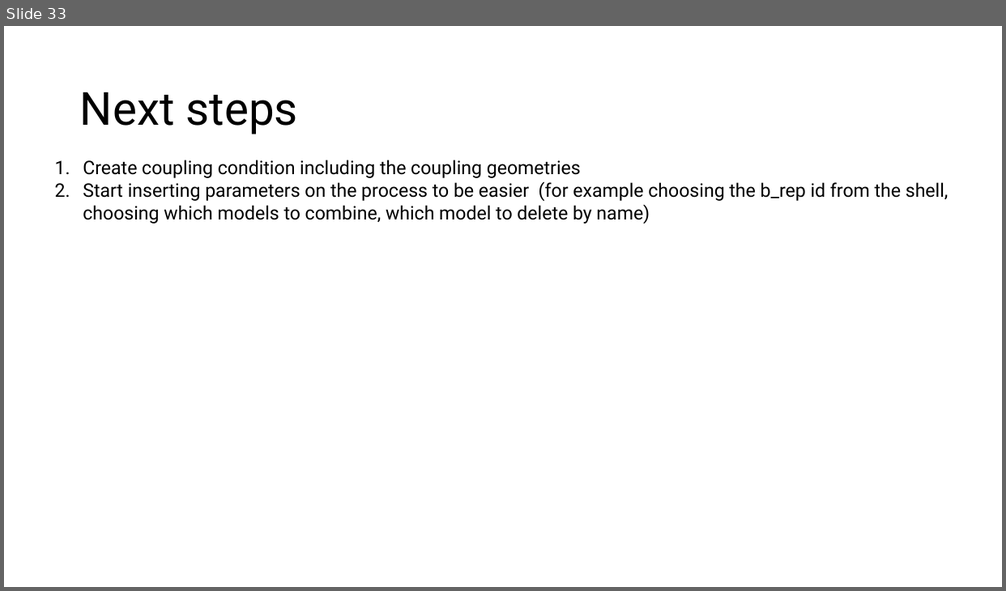
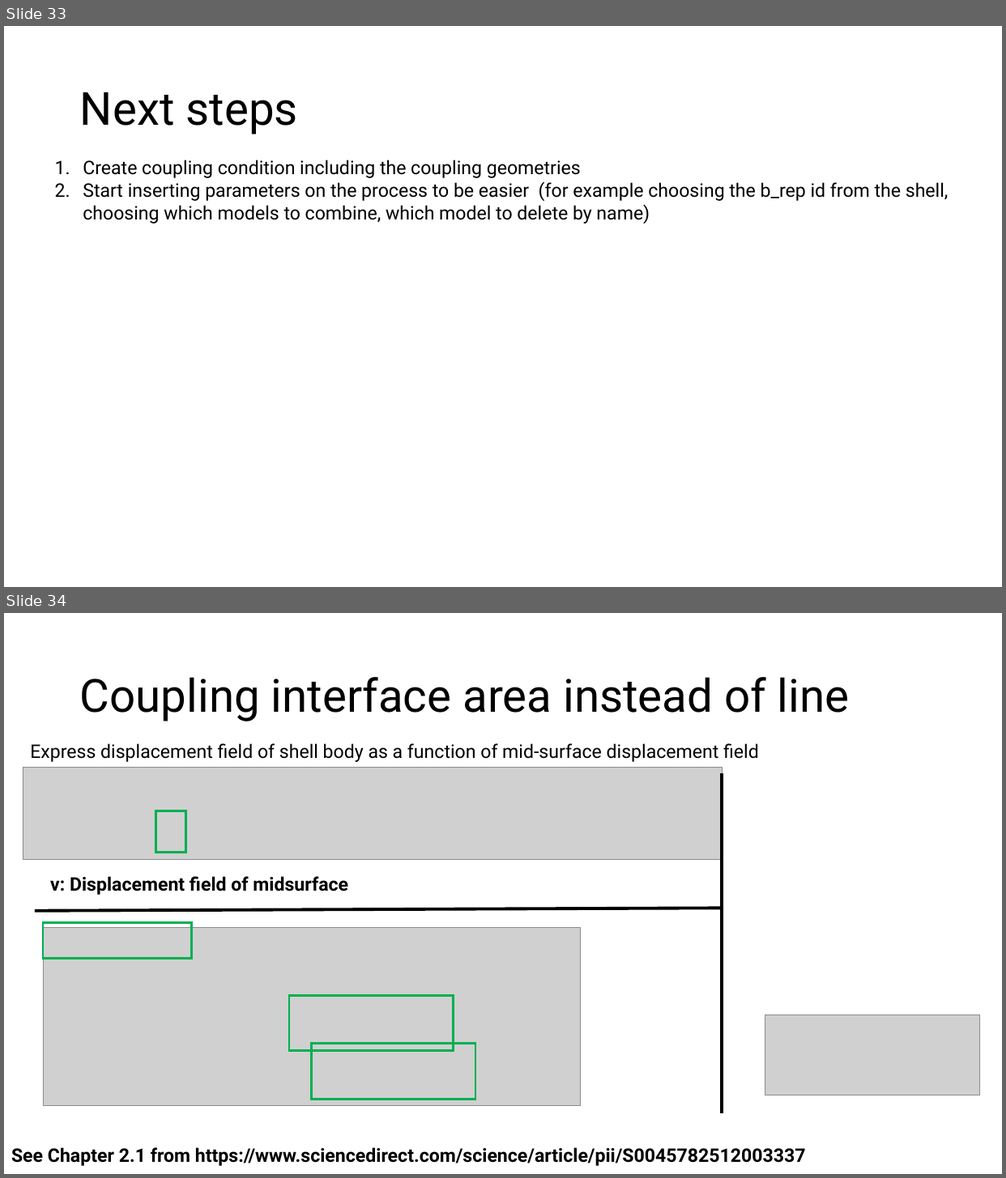
Before and after one commit to Minasmech/SolidShellCouplingIGA, a slide deck: Thesis_Notes.pptx. Shown one above the other, each under a label of ours: slide 33 before the commit, slides 33 and 34 after it. The pictures are 1006x591 and 1006x1178 pixels, drawn with LibreOffice and Linux fonts; fonts in the diff are those of the drawing; grey boxes stand for pictures. Boxes give left, top, right and bottom in pixels: in the first picture for what was removed or moved away, otherwise in the second. Text is boxed around its words. In the diff, an @@ line names an element or a change of style, - is before the commit and + after.

```diff
--- a/Thesis_Notes.pptx
+++ b/Thesis_Notes.pptx
@@ slide 34 added at (4, 613, 1002, 1174), background #FFFFFF @@
@@ title added at (80, 677, 850, 722), 44 pt, text #000000 @@
+Coupling interface area instead of line
@@ text added at (30, 743, 759, 762), 18 pt, text #000000 @@
+Express displacement field of shell body as a function of mid-surface displacement field
@@ picture added at (23, 767, 722, 859) @@
@@ line added from (722, 773) to (722, 1114), #000000 3 pt @@
@@ rectangle added at (156, 811, 186, 853), outline #00B050 2.25 pt @@
@@ text added at (50, 876, 348, 895), 18 pt, text #000000, bold @@
+v: Displacement field of midsurface
@@ line added from (35, 911) to (722, 908), #000000 3 pt @@
@@ picture added at (43, 927, 581, 1106) @@
@@ rectangle added at (43, 923, 192, 959), outline #00B050 2.25 pt @@
@@ rectangle added at (289, 995, 454, 1051), outline #00B050 2.25 pt @@
@@ picture added at (765, 1015, 980, 1095) @@
@@ rectangle added at (312, 1044, 475, 1100), outline #00B050 2.25 pt @@
@@ text added at (11, 1148, 806, 1166), 18 pt, text #000000, bold @@
+See Chapter 2.1 from https://www.sciencedirect.com/science/article/pii/S0045782512003337
```
Also in this commit, not shown: 1 slide changed, 5 other slides added, 5 other files.
